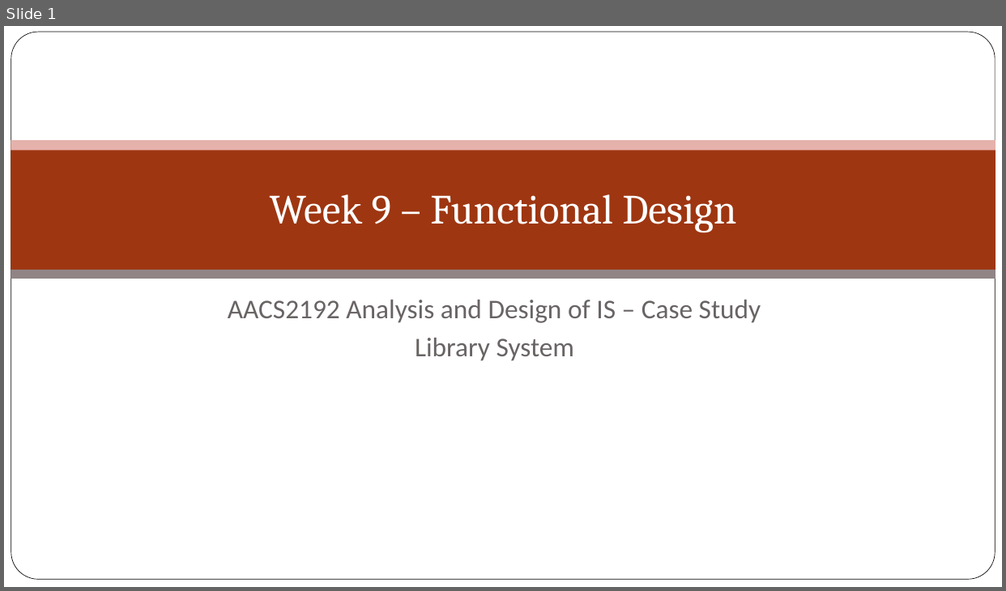
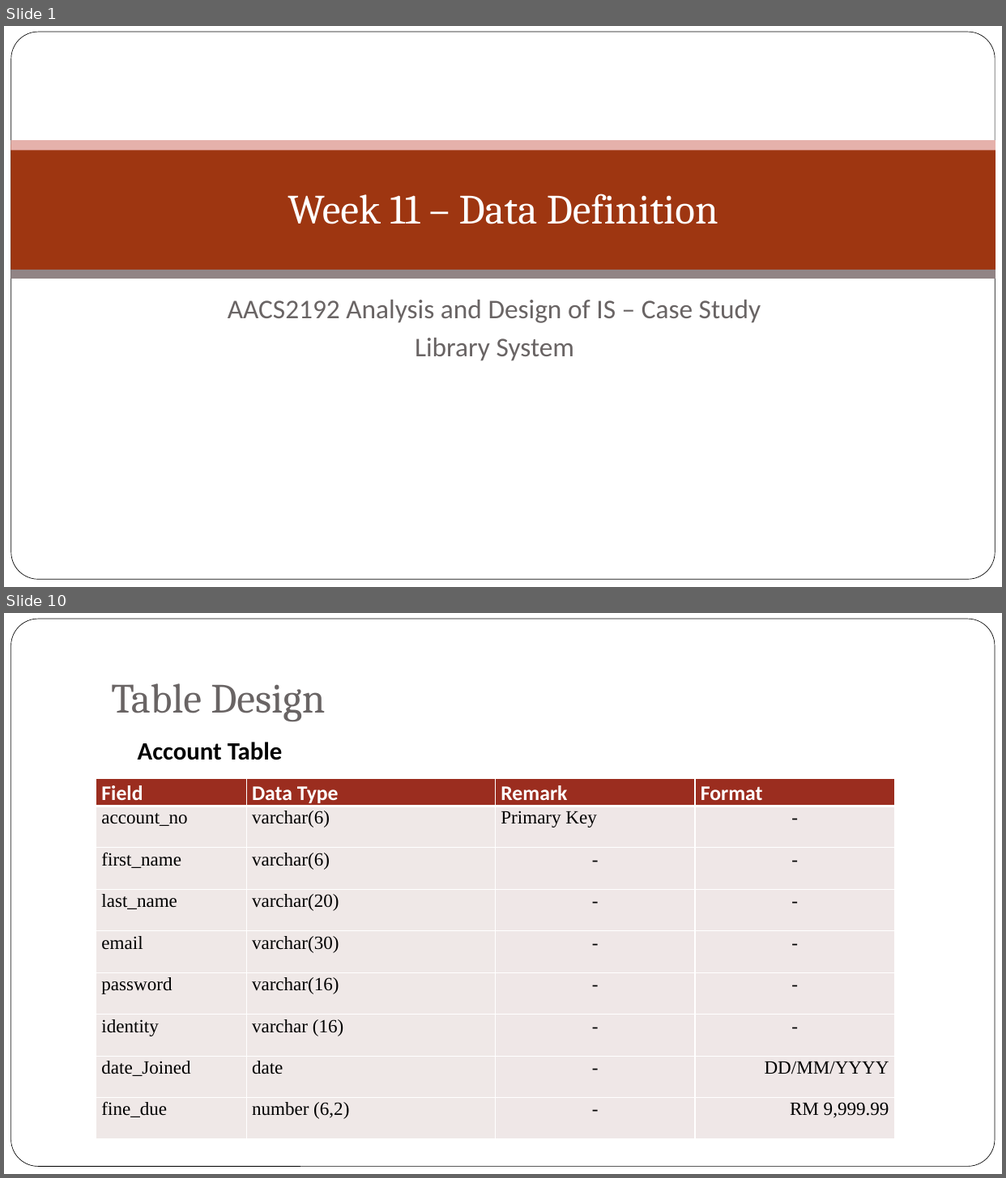
Before and after one commit to jyu1129/Library-System-IS-assignment, a slide deck: Week 9/Week 9 – Functional Design.pptx. Shown one above the other, each under a label of ours: slide 1 before the commit, slides 1 and 10 after it; the slides between them are not shown. The pictures are 1006x591 and 1006x1178 pixels, drawn with LibreOffice and Linux fonts; fonts in the diff are those of the drawing; background and template pictures are left out. Boxes give left, top, right and bottom in pixels: in the first picture for what was removed or moved away, otherwise in the second. Text is boxed around its words. In the diff, an @@ line names an element or a change of style, - is before the commit and + after.

Commit message:
updated week 11 and powerpoint

```diff
--- a/Week 9/Week 9 – Functional Design.pptx
+++ b/Week 9/Week 9 – Functional Design.pptx
@@ slide 10 added at (4, 613, 1002, 1174), background picture (left out) @@
@@ rounded rectangle added at (10, 619, 995, 1167), fill #FFFFFF, outline #000000 0.5 pt @@
@@ title added at (111, 683, 325, 722), 40 pt, text #696464 @@
+Table Design
@@ text added at (138, 742, 283, 760), 24 pt, text #000000, bold @@
+  Account Table
@@ table added at (96, 778, 896, 1138), 9 rows, 4 columns @@
+Field | Data Type | Remark | Format
+account_no | varchar(6) | Primary Key | -
+first_name | varchar(6) | - | -
+last_name | varchar(20) | - | -
+email | varchar(30) | - | -
+password | varchar(16) | - | -
+identity | varchar (16) | - | -
+date_Joined | date | - | DD/MM/YYYY
+fine_due | number (6,2) | - | RM 9,999.99
@@ slide 1 changed as well @@
@@ title at (288, 194, 718, 224): text changed @@
-Week 9 – Functional Design
+Week 11 – Data Definition
```
Also in this commit, not shown: 1 other slide changed, 27 other slides added, 9 slides removed, 2 other files.
